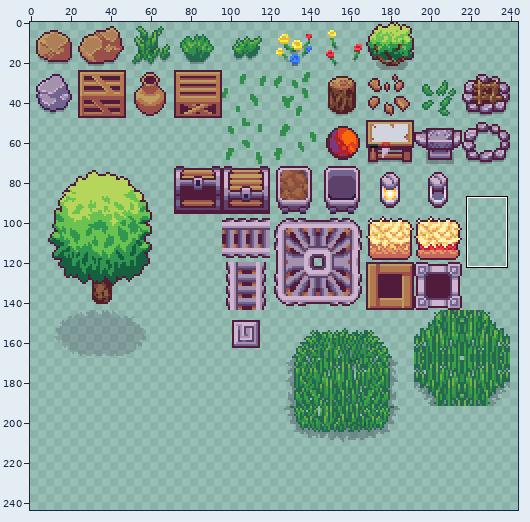
File history of a sprite sheet, arts/Decoration.png. The picture above shows the old version from afar; the outline marks the close-up.
Close-up. Earlier state:
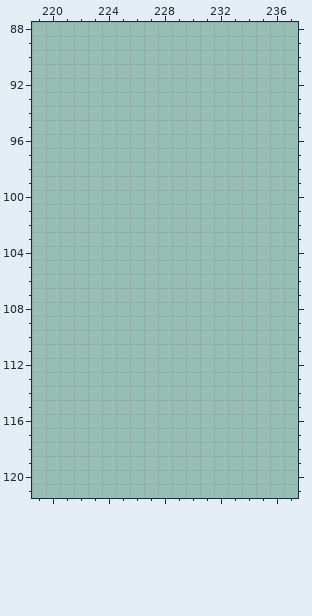
The file is 256x256 pixels. Colours within 5 levels of each other are drawn and written as one. Shown: x 219..237, y 88..121. The wide view leaves out empty margins. The commit also changed other parts of the picture, which this record leaves out.
The same view after the edit:
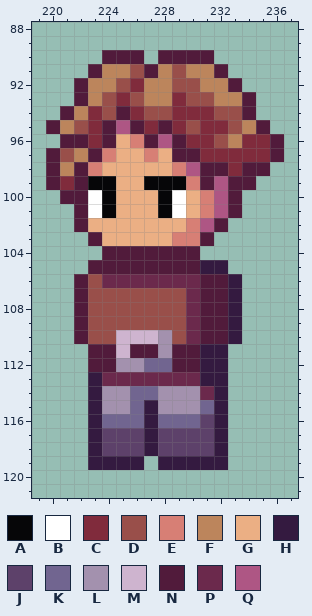
Palette (. is transparent): A #060608  B #ffffff  C #802b3c  D #994f4a  E #d77f75  F #bc855c  G #ebaf84  H #341a40  J #5d416a  K #716590  L #a391ae  M #ceb4cf  N #511b3b  P #6b294c  Q #ae5684
The edit:
Changed rows in their new state; - is an unchanged pixel.
first column x 220:
 90 ----NNN-NNNN-----
 91 ---NFFDNFDFFN----
 92 --NFFDCFFDDFFN---
 93 --NFDCDFFCDDFFN--
 94 -NFCDNCDDCCCDDN--
 95 NFDCNQNCNCDCCDFN-
 96 -NNCNGENQNCCDFCCN
 97 NDFNEGGEGNNCCCCCN
 98 NFNEGGGGGEQNNCNN-
 99 NCNAAGGAAAENQNN--
100 -NNBAGGGABGEQN---
101 --NBAGGGABGEQN---
102 --NGGGGGGGEQN----
103 ---NGGGGGEEN-----
104 ----NNNNNNN------
105 ---NNNNNNNNHH----
106 --NDPPPPPPPNNH---
107 --NDDDDDDDPNNH---
108 --NDDDDDDDPNNH---
109 --NDDDDDDDPNNH---
110 --NDDMMMLDPNNH---
111 ---NNMNNLNNHH----
112 ---NNLLKKNNHH----
113 ---HPPPPPPPHH----
114 ---HLLKKLLLPH----
115 ---HLLKHLLLKH----
116 ---HKKKHKKKJH----
117 ---HJJJHJJJJH----
118 ---HJJJHJJJJH----
119 ---HHHH-HHHHH----
